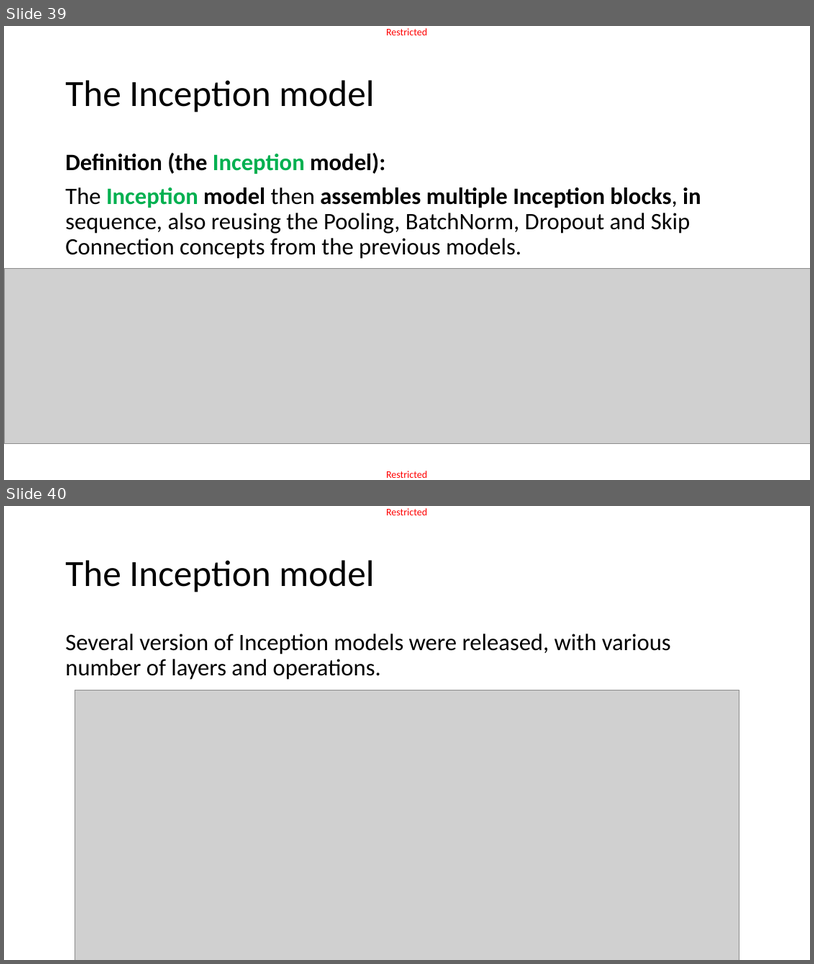
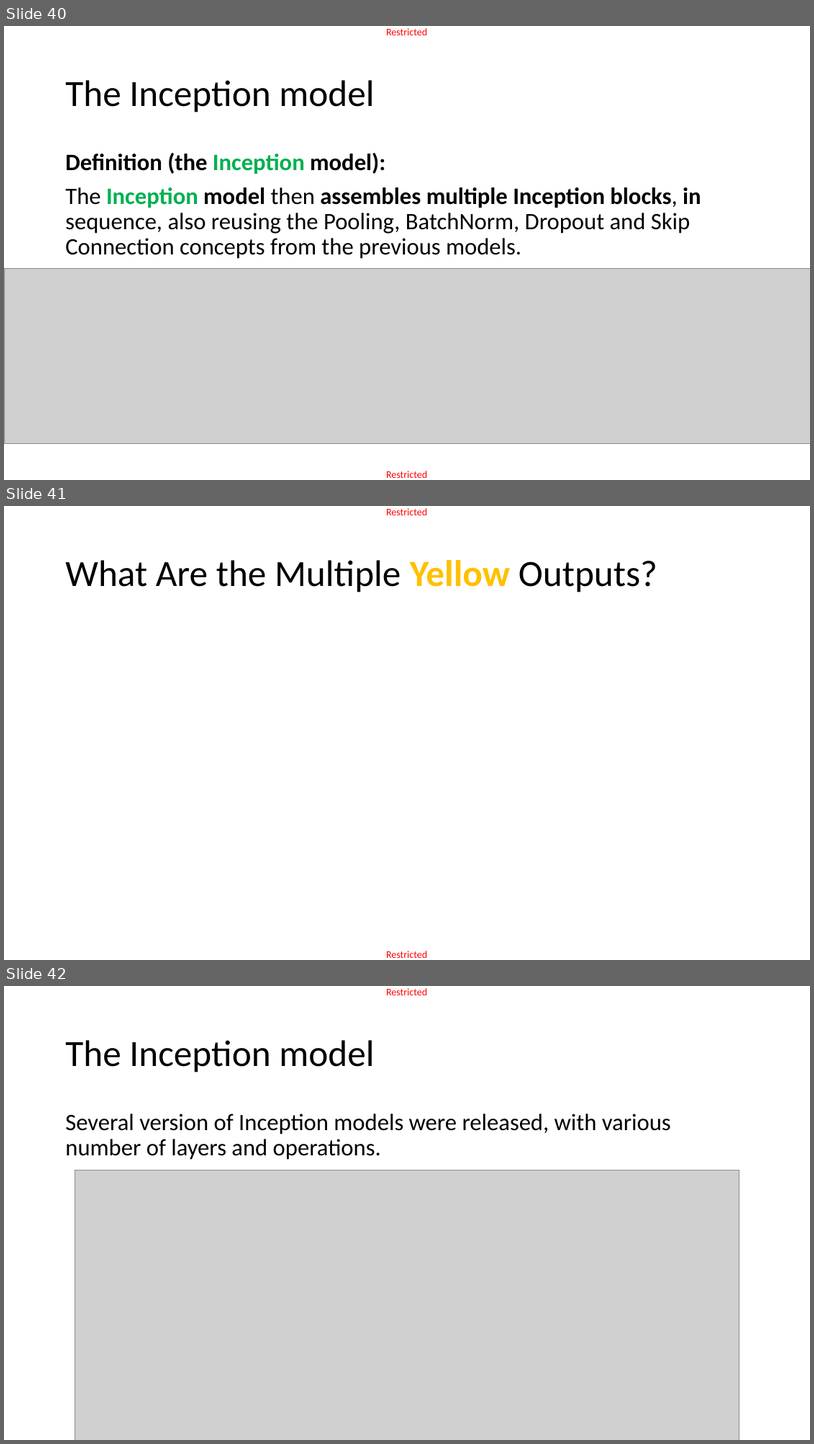
Before and after one commit to matthieudemari/SUTD_DL_50_039, a slide deck: W4/3. W4S3 final/W4S3.pptx. Shown one above the other, each under a label of ours: slides 39 and 40 before the commit, slides 40, 41 and 42 after it. The pictures are 814x964 and 814x1444 pixels, drawn with LibreOffice and Linux fonts; fonts in the diff are those of the drawing; grey boxes stand for pictures. Boxes give left, top, right and bottom in pixels: in the first picture for what was removed or moved away, otherwise in the second. Text is boxed around its words. In the diff, an @@ line names an element or a change of style, - is before the commit and + after.

```diff
--- a/W4/3. W4S3 final/W4S3.pptx
+++ b/W4/3. W4S3 final/W4S3.pptx
@@ slide 41 added at [4,506,810,960], background #FFFFFF; not listed: 2 template elements that a slide beside it also shows @@
@@ title added at [65,560,658,592], 44 pt, text #000000 @@
+What Are the Multiple Yellow Outputs?
@@ what was slide 39 is now slide 40 @@
@@ what was slide 40 is now slide 42 @@
```
Also in this commit, not shown: 3 slides changed, 3 other slides added, 52 other files.
